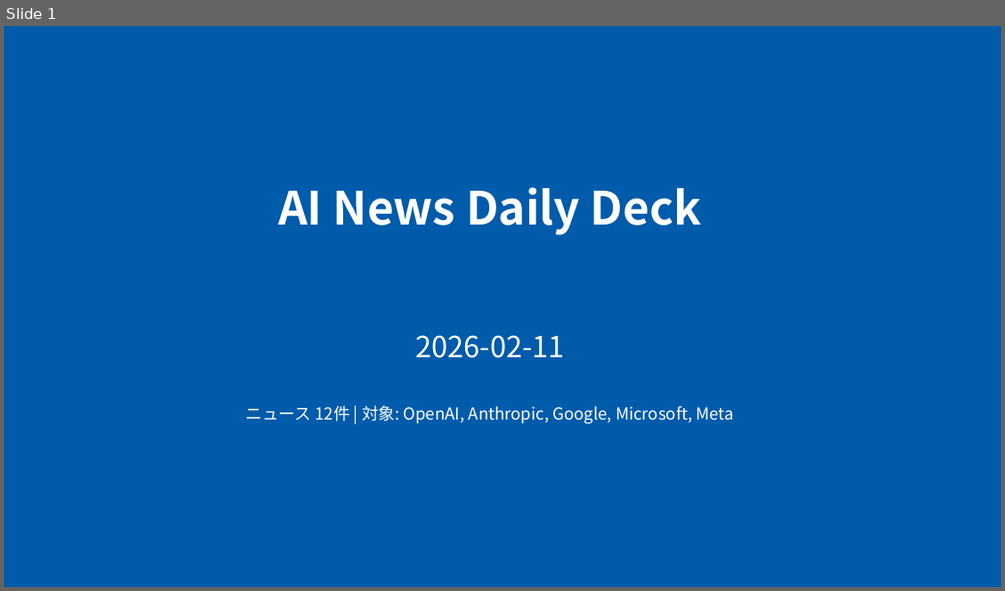
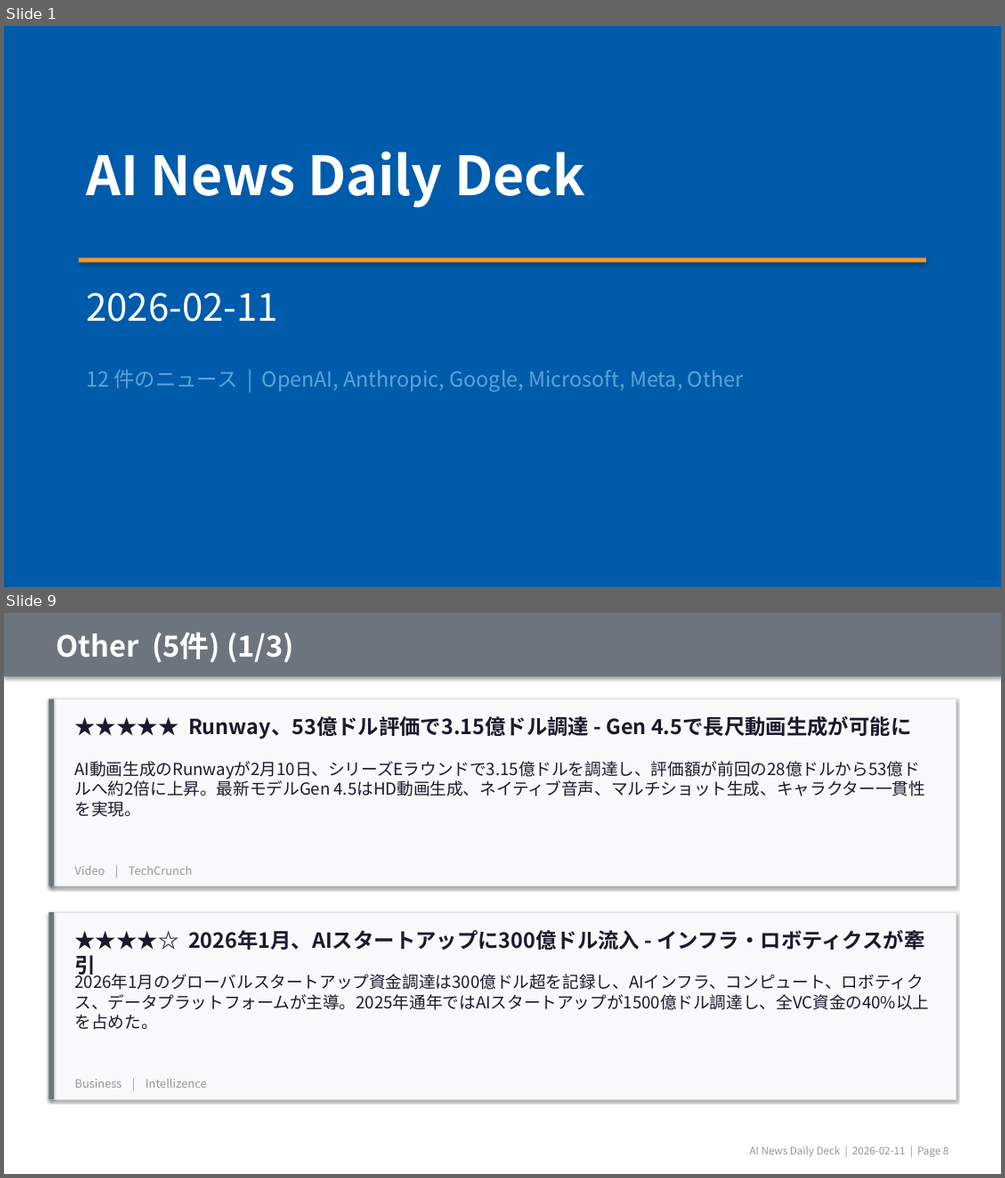
Before and after one commit to chel2311/ai-news-deck-reports, a slide deck: 2026-02-11/report.pptx. Shown one above the other, each under a label of ours: slide 1 before the commit, slides 1 and 9 after it; the slides between them are not shown. The pictures are 1005x591 and 1005x1178 pixels, drawn with LibreOffice and Linux fonts; fonts in the diff are those of the drawing. Boxes give left, top, right and bottom in pixels: in the first picture for what was removed or moved away, otherwise in the second. Text is boxed around its words. In the diff, an @@ line names an element or a change of style, - is before the commit and + after.

```diff
--- a/2026-02-11/report.pptx
+++ b/2026-02-11/report.pptx
@@ slide 9 added at bbox=[4, 613, 1001, 1174], background #FFFFFF @@
@@ rectangle added at bbox=[4, 613, 1001, 676], fill #6C757D @@
@@ text added at bbox=[57, 632, 294, 663], 28 pt, text #FFFFFF, bold @@
+Other (5件) (1/3)
@@ rectangle added at bbox=[48, 699, 956, 886], fill #F8F9FA, outline #E0E0E0 0.5 pt @@
@@ rectangle added at bbox=[48, 699, 54, 886], fill #6C757D @@
@@ text added at bbox=[188, 716, 911, 738], 20 pt, text #1A1A2E, bold @@
+★★★★★ Runway、53億ドル評価で3.15億ドル調達 - Gen 4.5で長尺動画生成が可能に
@@ text added at bbox=[75, 761, 925, 817], 16 pt, text #1A1A2E @@
+AI動画生成のRunwayが2月10日、シリーズEラウンドで3.15億ドルを調達し、評価額が前回の28億ドルから53億ドルへ約2倍に上昇。最新モデルGen 4.5はHD動画生成、ネイティブ音声、マルチショット生成、キャラクター一貫性を実現。
@@ text added at bbox=[75, 866, 192, 875], 11 pt, text #959595 @@
+Video | TechCrunch
@@ rectangle added at bbox=[48, 912, 956, 1099], fill #F8F9FA, outline #E0E0E0 0.5 pt @@
@@ rectangle added at bbox=[48, 912, 54, 1099], fill #6C757D @@
@@ text added at bbox=[75, 930, 925, 978], 20 pt, text #1A1A2E, bold @@
+★★★★☆ 2026年1月、AIスタートアップに300億ドル流入 - インフラ・ロボティクスが牽引
@@ text added at bbox=[75, 971, 930, 1030], 16 pt, text #1A1A2E @@
+2026年1月のグローバルスタートアップ資金調達は300億ドル超を記録し、AIインフラ、コンピュート、ロボティクス、データプラットフォームが主導。2025年通年ではAIスタートアップが1500億ドル調達し、全VC資金の40%以上を占めた。
@@ text added at bbox=[75, 1078, 207, 1087], 11 pt, text #959595 @@
+Business | Intellizence
@@ text added at bbox=[750, 1146, 948, 1157], 10 pt, text #959595 @@
+AI News Daily Deck | 2026-02-11 | Page 8
@@ slide 1 changed as well @@
@@ text "AI News Daily Deck": place and size @@
-text "AI News Daily Deck" at bbox=[278, 187, 702, 235]
+text "AI News Daily Deck" at bbox=[86, 151, 585, 208]
@@ text "AI News Daily Deck" at bbox=[86, 151, 585, 208]: size 44 to 52 pt; alignment centre to left @@
@@ rectangle added at bbox=[79, 257, 926, 263], fill #FF961C @@
@@ text "2026-02-11": place and size @@
-text "2026-02-11" at bbox=[415, 335, 565, 358]
+text "2026-02-11" at bbox=[86, 292, 278, 321]
@@ text "2026-02-11" at bbox=[86, 292, 278, 321]: size 28 to 36 pt; alignment centre to left @@
@@ text at bbox=[86, 370, 743, 392]: text changed; size 16 to 20 pt; text colour #FFFFFF to #5BA4D9 @@
-ニュース 12件 | 対象: OpenAI, Anthropic, Google, Microsoft, Meta
+12 件のニュース | OpenAI, Anthropic, Google, Microsoft, Meta, Other
```
Also in this commit, not shown: 9 other slides changed, 5 other slides added, 1 slide removed, 7 other files.
